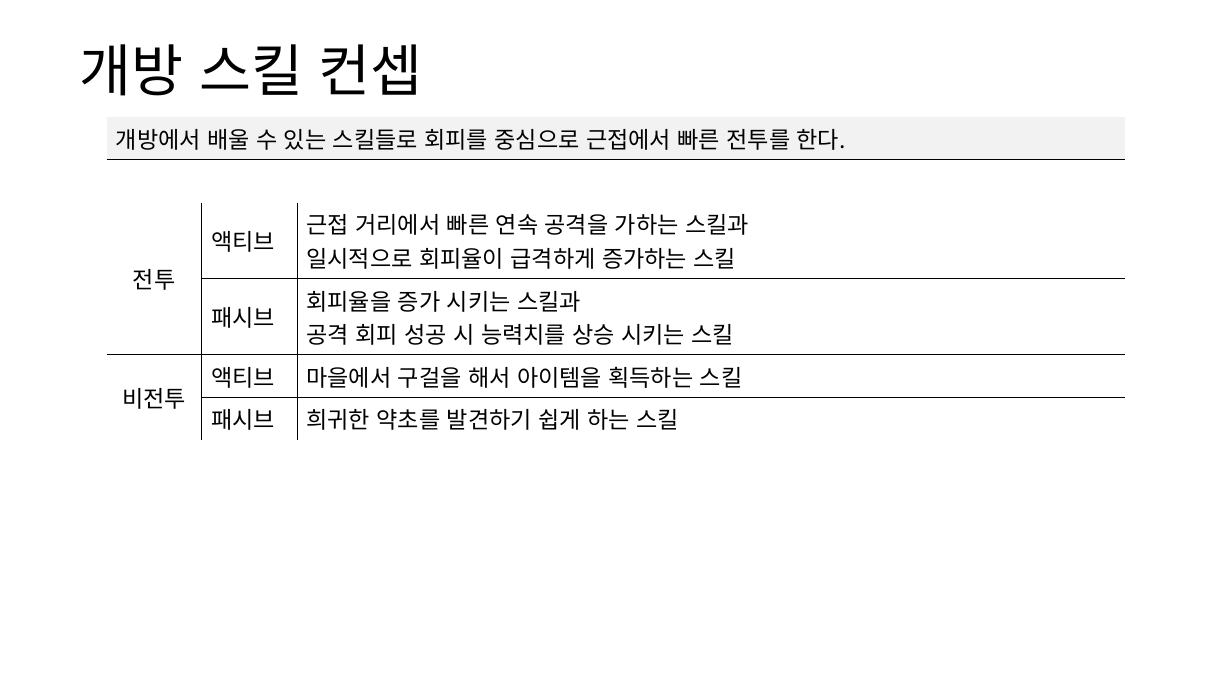
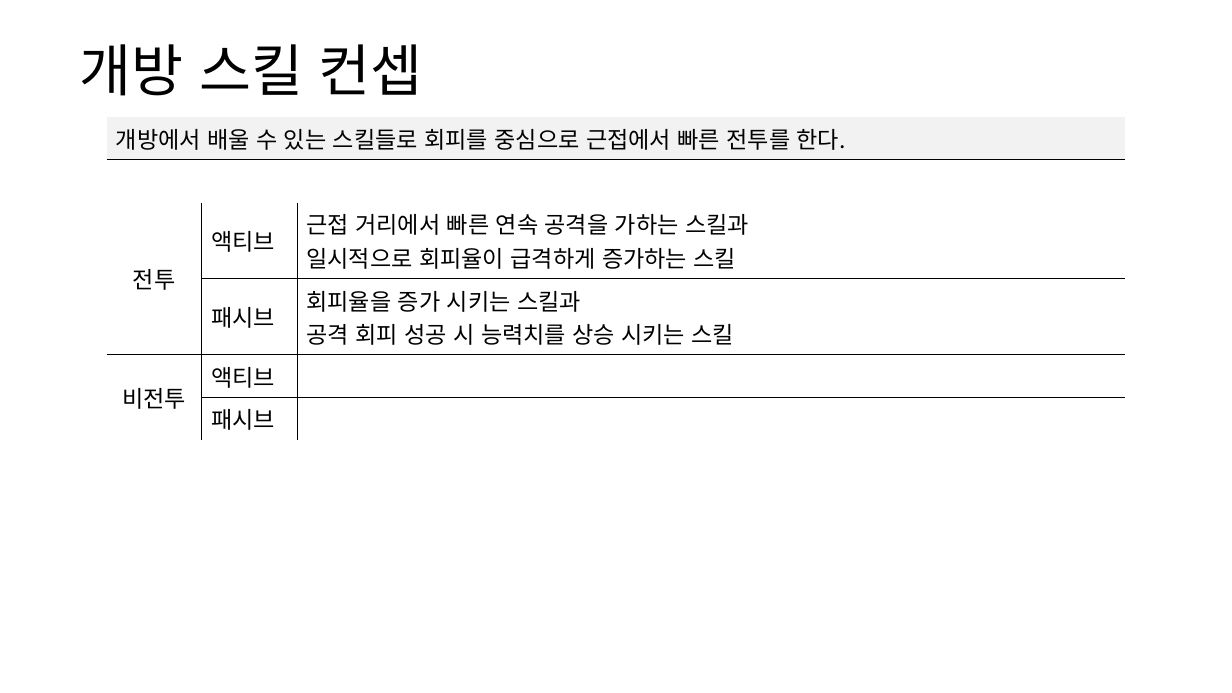
Before and after one commit to yjk0401/unityenginebasic_9th, a slide deck: slide 6 of 기획/방랑엽사전/스킬 기획서.pptx. Drawn at 1232x693 pixels with LibreOffice and Linux fonts; fonts in the diff are those of the drawing. Boxes give left, top, right and bottom in pixels: in the first picture for what was removed or moved away, otherwise in the second. Text is boxed around its words. In the diff, an @@ line names an element or a change of style, - is before the commit and + after.

```diff
--- a/기획/방랑엽사전/스킬 기획서.pptx
+++ b/기획/방랑엽사전/스킬 기획서.pptx
@@ table at (106, 117, 1125, 434) @@
-row 5, column 3: 마을에서 구걸을 해서 아이템을 획득하는 스킬
+row 5, column 3: 
-row 6, column 3: 희귀한 약초를 발견하기 쉽게 하는 스킬
+row 6, column 3: 
```
Also in this commit, not shown: 10 other slides changed, 2 slides added, 1 other file.
